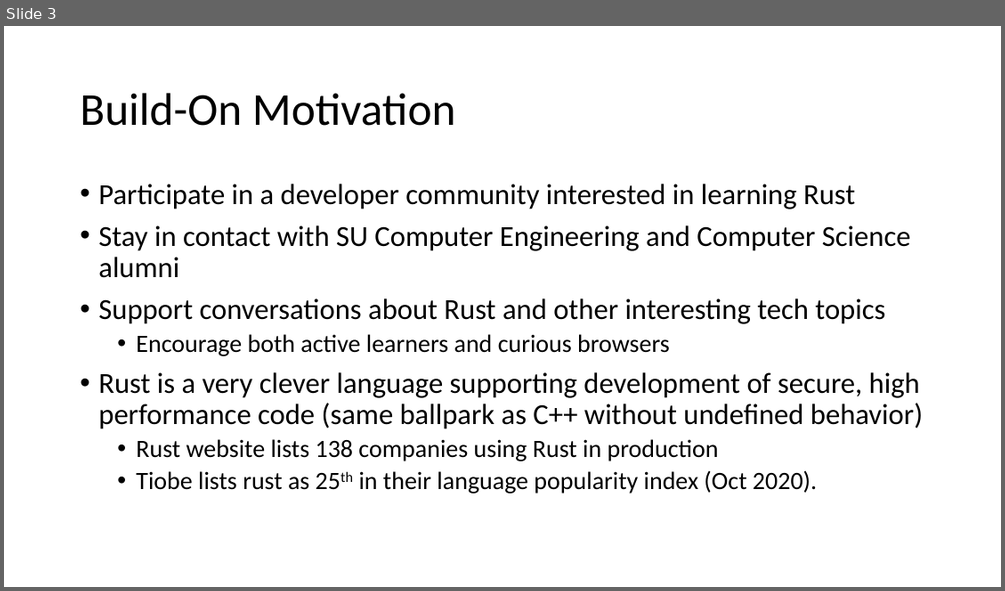
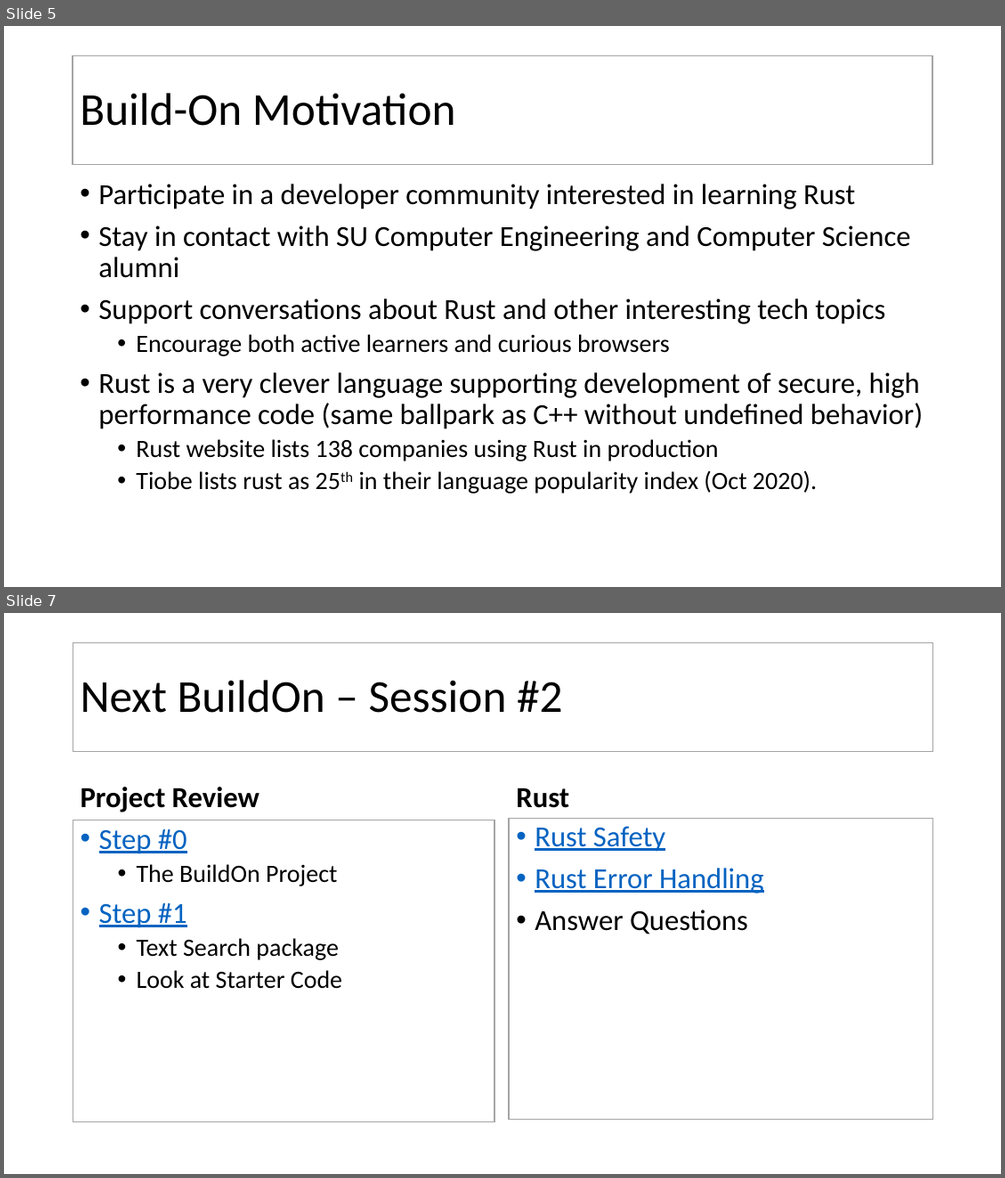
Before and after one commit to JimFawcett/BuildOn, a slide deck: Build-On.pptx. Shown one above the other, each under a label of ours: slide 3 before the commit, slides 5 and 7 after it; the slides between them are not shown. The pictures are 1005x591 and 1005x1178 pixels, drawn with LibreOffice and Linux fonts; fonts in the diff are those of the drawing. Boxes give left, top, right and bottom in pixels: in the first picture for what was removed or moved away, otherwise in the second. Text is boxed around its words. In the diff, an @@ line names an element or a change of style, - is before the commit and + after.

```diff
--- a/Build-On.pptx
+++ b/Build-On.pptx
@@ slide 7 added at (x1=4, y1=613, x2=1001, y2=1174), background #FFFFFF @@
@@ title added at (x1=73, y1=643, x2=933, y2=751), fill #FFFFFF, outline #A5A5A5 1 pt, 44 pt, text #000000 @@
+Next BuildOn – Session #2
@@ text added at (x1=81, y1=787, x2=259, y2=812), 28 pt, text #000000, bold @@
+Project Review
@@ text added at (x1=516, y1=787, x2=569, y2=808), 28 pt, text #000000, bold @@
+Rust
@@ text added at (x1=73, y1=820, x2=494, y2=1121), fill #FFFFFF, outline #A5A5A5 1 pt, 24 pt, text #000000 @@
+• Step #0
+  • The BuildOn Project
+• Step #1
+  • Text Search package
+  • Look at Starter Code
@@ text added at (x1=509, y1=818, x2=933, y2=1119), fill #FFFFFF, outline #A5A5A5 1 pt, 28 pt, text #0563C1, underline @@
+• Rust Safety
+• Rust Error Handling
+• Answer Questions
@@ what was slide 3 is now slide 5 @@
@@ slide 5 changed as well @@
@@ title "Build-On Motivation" resized from (x1=80, y1=93, x2=456, y2=126) to (x1=73, y1=56, x2=933, y2=164) @@
@@ title "Build-On Motivation" at (x1=73, y1=56, x2=933, y2=164): fill none to #FFFFFF; outline none to #A5A5A5 1 pt @@
```
Also in this commit, not shown: 2 other slides changed, 6 other slides added, 56 other files.
